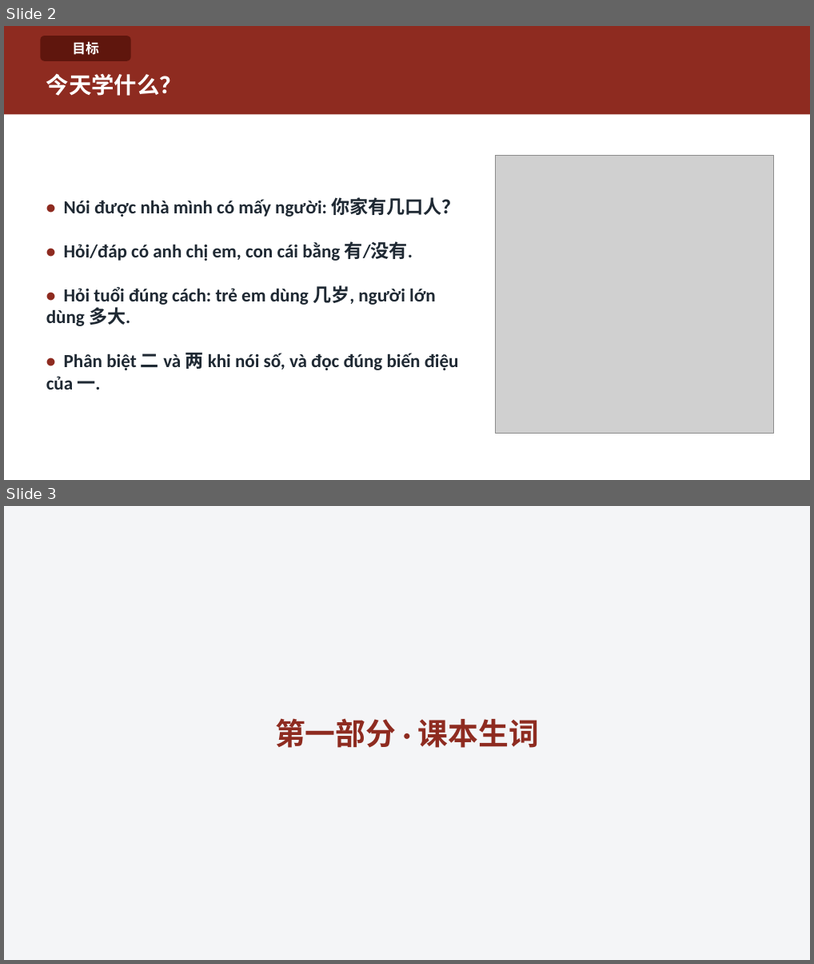
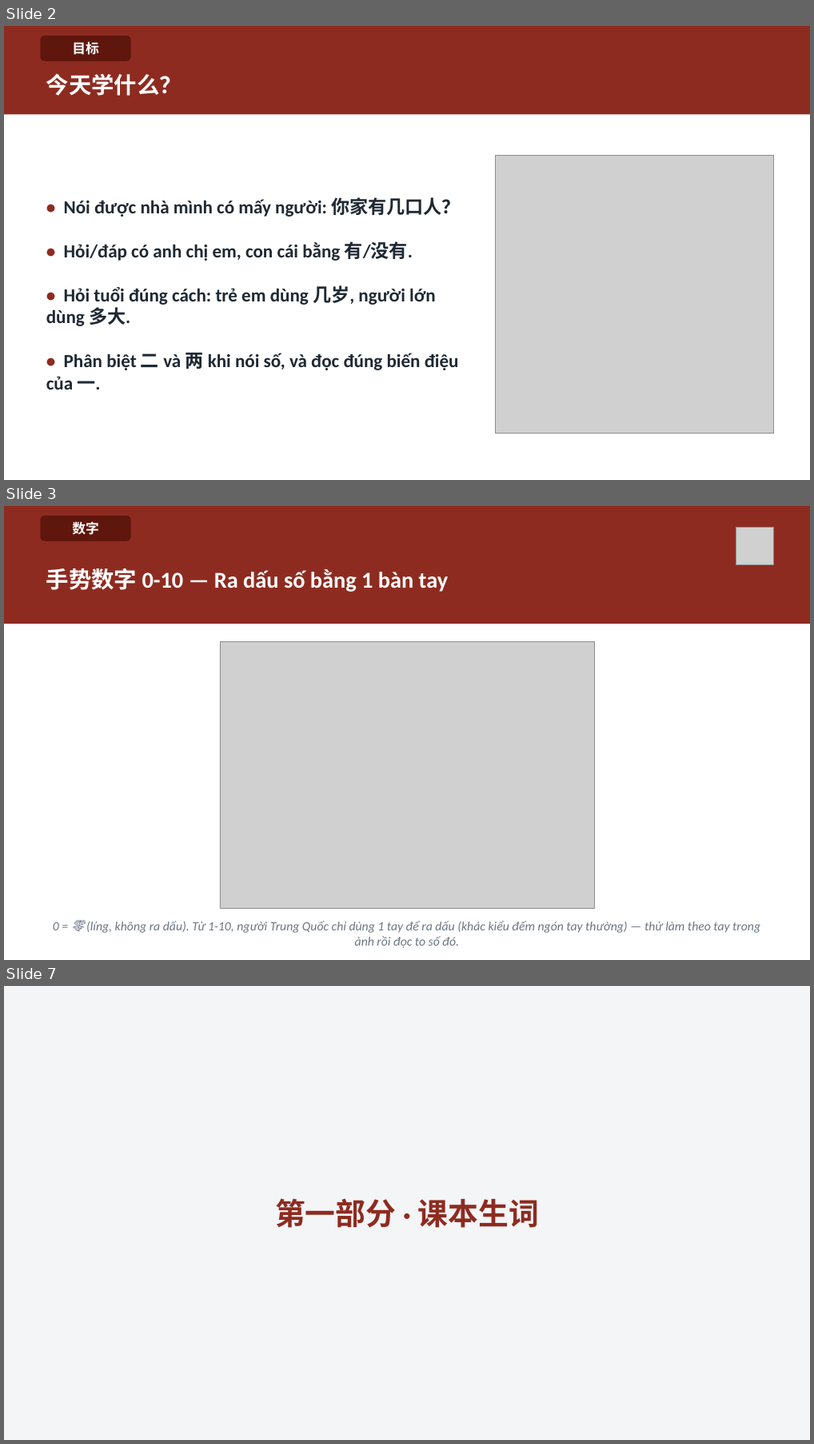
Before and after one commit to HuyenNguyen911/chinese-learning-os, a slide deck: output/hsk1/buoi04_giadinh/slide/Buoi-04-Giadinh.pptx. Shown one above the other, each under a label of ours: slides 2 and 3 before the commit, slides 2, 3 and 7 after it; the slides between them are not shown. The pictures are 814x964 and 814x1444 pixels, drawn with LibreOffice and Linux fonts; fonts in the diff are those of the drawing; grey boxes stand for pictures. Boxes give left, top, right and bottom in pixels: in the first picture for what was removed or moved away, otherwise in the second. Text is boxed around its words. In the diff, an @@ line names an element or a change of style, - is before the commit and + after.

```diff
--- a/output/hsk1/buoi04_giadinh/slide/Buoi-04-Giadinh.pptx
+++ b/output/hsk1/buoi04_giadinh/slide/Buoi-04-Giadinh.pptx
@@ slide 3 added at bbox=[4, 506, 810, 960], background #FFFFFF @@
@@ rectangle added at bbox=[4, 506, 810, 624], fill #8E2B20 @@
@@ rounded rectangle added at bbox=[40, 516, 131, 541], fill #5F160D, 16 pt, text #FFFFFF, bold @@
+数字
@@ picture added at bbox=[737, 527, 774, 564] @@
@@ text added at bbox=[46, 568, 448, 592], 27 pt, text #FFFFFF, bold @@
+手势数字 0-10 — Ra dấu số bằng 1 bàn tay
@@ picture added at bbox=[220, 641, 594, 908] @@
@@ text added at bbox=[53, 920, 761, 948], 15 pt, text #6B7683, italic @@
+0 = 零 (líng, không ra dấu). Từ 1-10, người Trung Quốc chỉ dùng 1 tay để ra dấu (khác kiểu đếm ngón tay thường) — thử làm theo tay trong ảnh rồi đọc to số đó.
@@ what was slide 3 is now slide 7 @@
```
Also in this commit, not shown: 13 slides changed, 3 other slides added, 39 other files.
